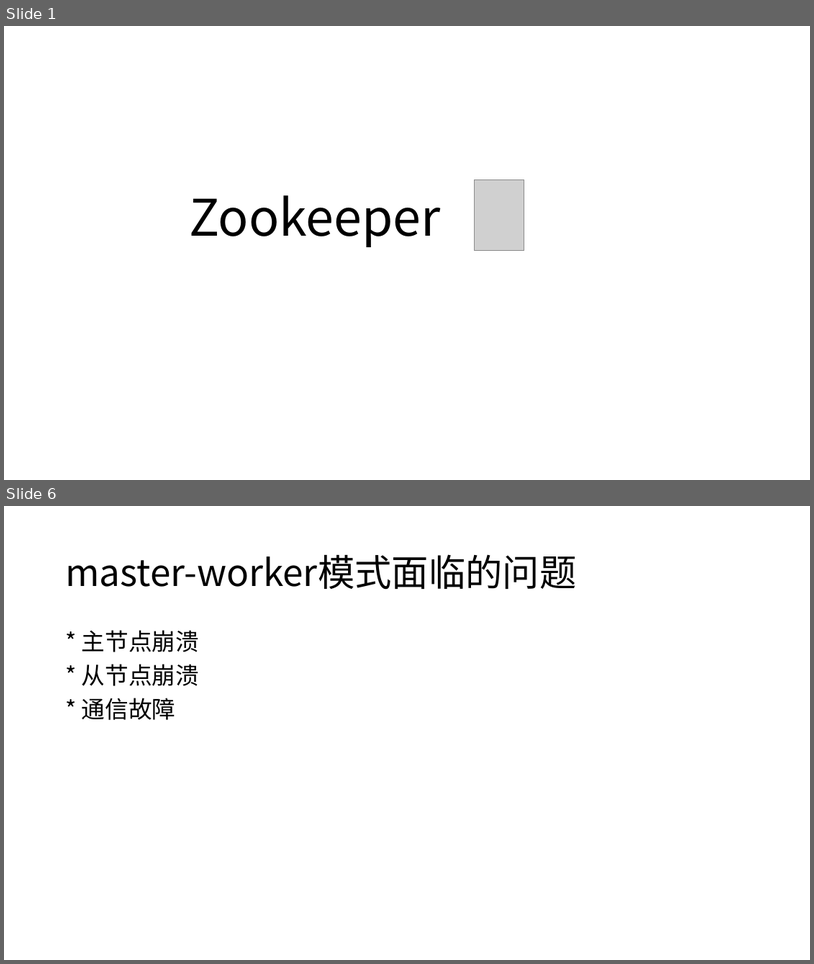
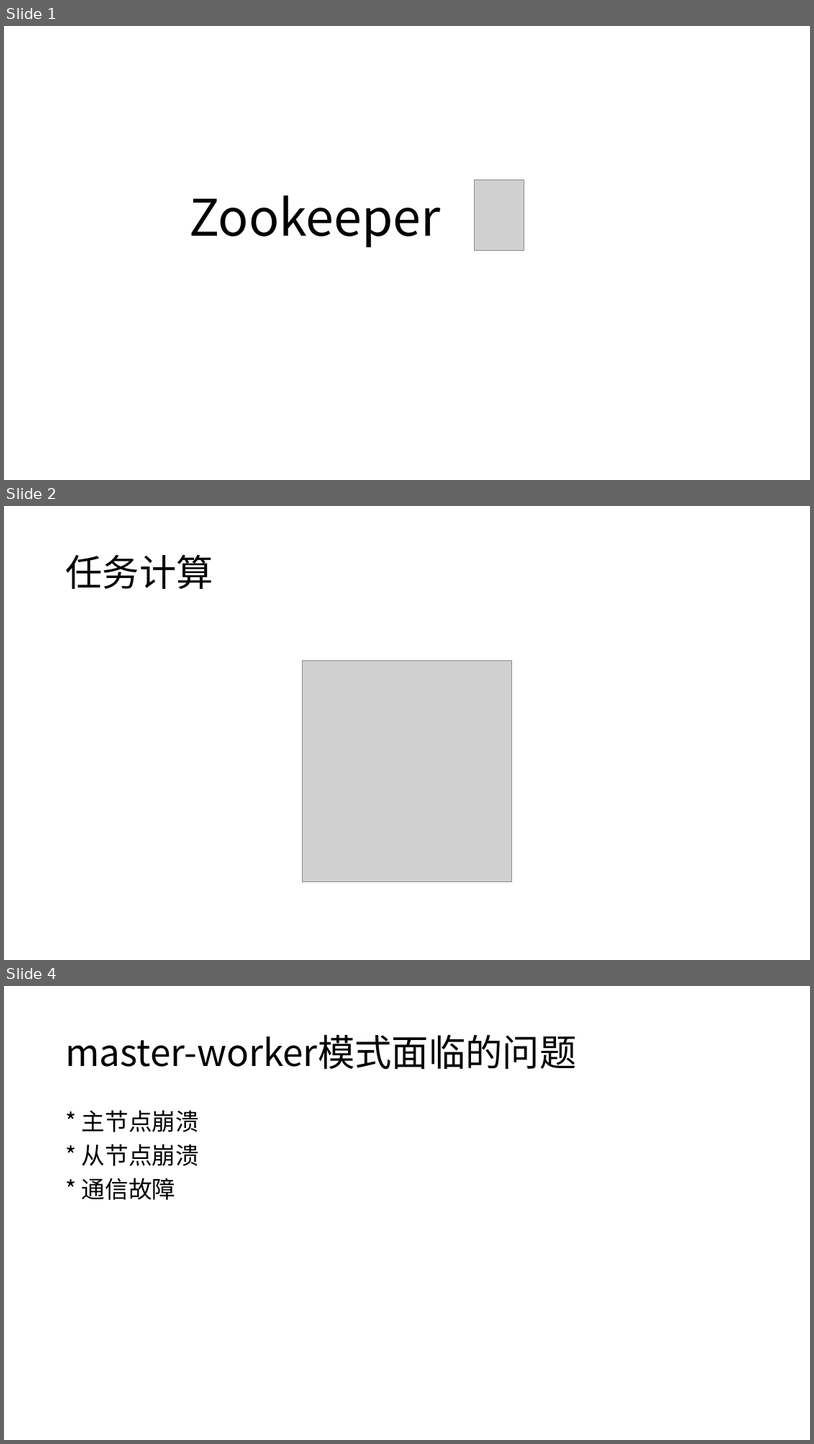
Before and after one commit to moxingwang/zookeeper, a slide deck: zookeeper.pptx. Shown one above the other, each under a label of ours: slides 1 and 6 before the commit, slides 1, 2 and 4 after it; the slides between them are not shown. The pictures are 814x964 and 814x1444 pixels, drawn with LibreOffice and Linux fonts; fonts in the diff are those of the drawing; grey boxes stand for pictures. Boxes give left, top, right and bottom in pixels: in the first picture for what was removed or moved away, otherwise in the second. Text is boxed around its words. In the diff, an @@ line names an element or a change of style, - is before the commit and + after.

```diff
--- a/zookeeper.pptx
+++ b/zookeeper.pptx
@@ slide 2 added at (4,506,810,960), background #FFFFFF @@
@@ title added at (65,554,213,589), 44 pt, text #000000 @@
+任务计算
@@ picture added at (303,660,512,882) @@
@@ what was slide 6 is now slide 4 @@
```
Also in this commit, not shown: 4 slides changed, 15 other slides added, 2 slides removed.
